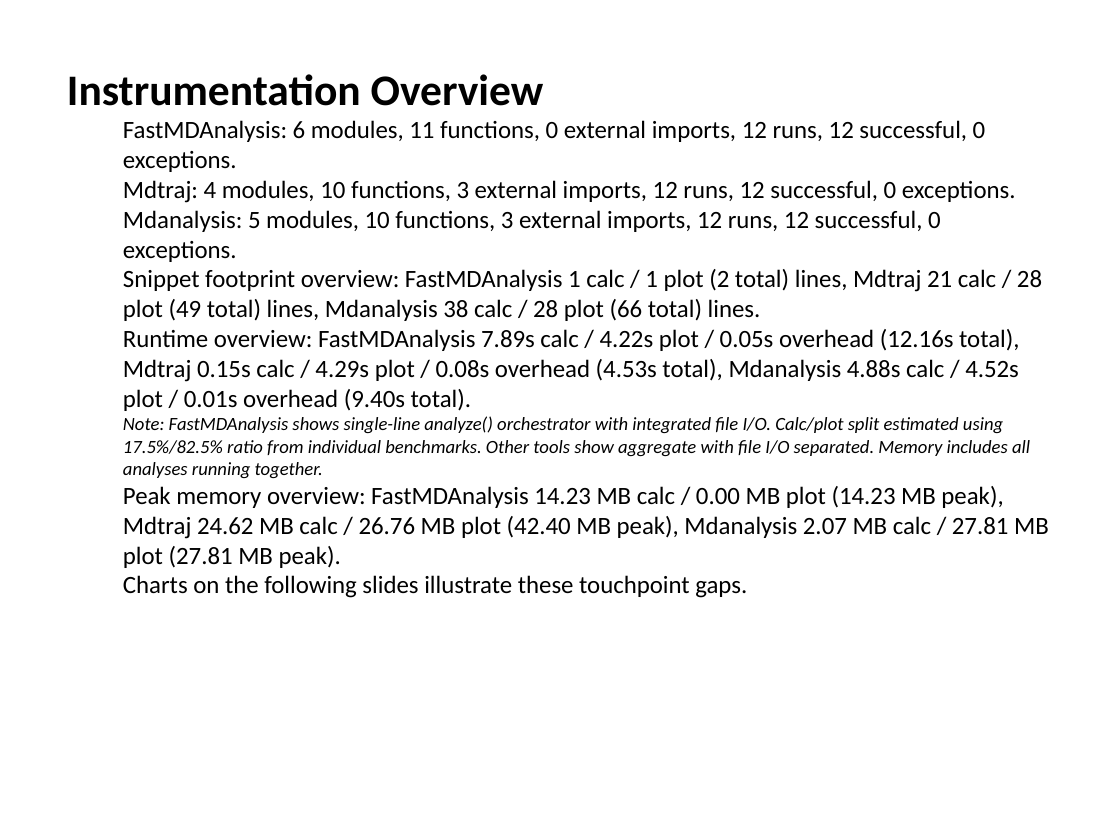
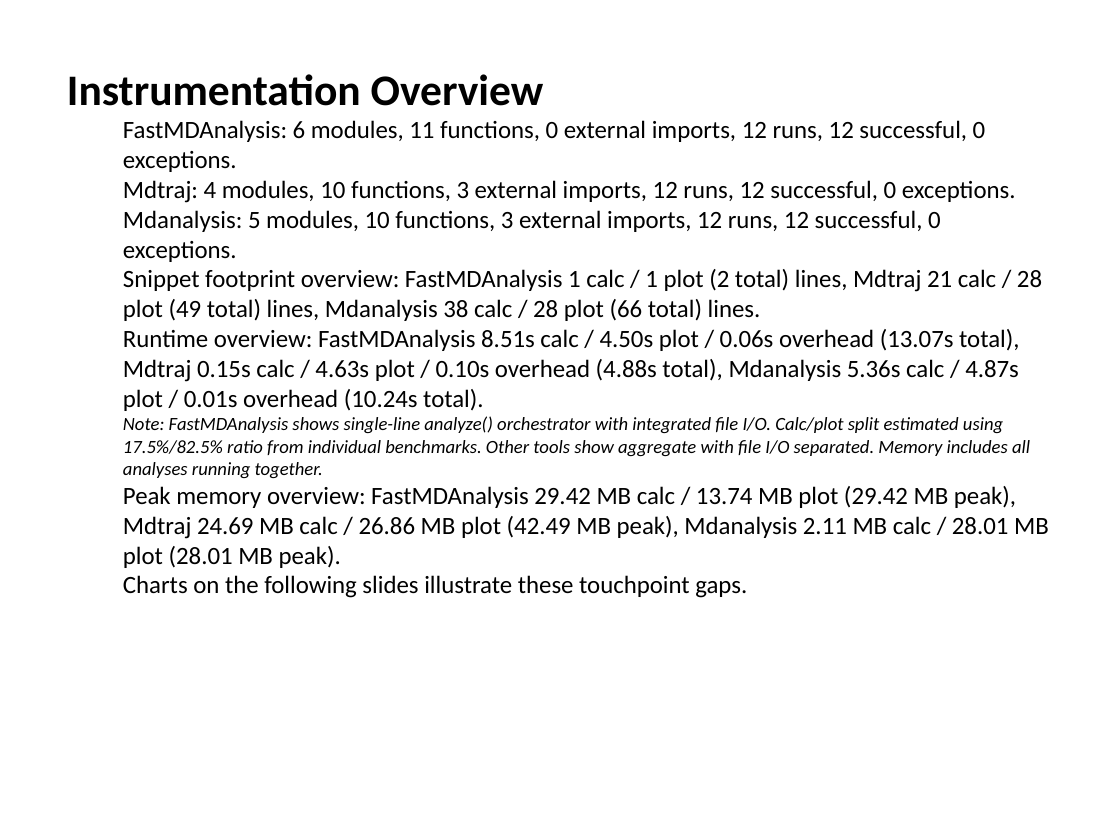
Before and after one commit to Paradoxicaly/FastMDAnalysis, a slide deck: slide 13 of slides/FastMDAnalysis_benchmarks_ubiquitin99_500.pptx. Drawn at 1120x840 pixels with LibreOffice and Linux fonts; fonts in the diff are those of the drawing. Boxes give left, top, right and bottom in pixels: in the first picture for what was removed or moved away, otherwise in the second. Text is boxed around its words. In the diff, an @@ line names an element or a change of style, - is before the commit and + after.

```diff
--- a/slides/FastMDAnalysis_benchmarks_ubiquitin99_500.pptx
+++ b/slides/FastMDAnalysis_benchmarks_ubiquitin99_500.pptx
@@ text at (x1=123, y1=329, x2=1019, y2=411): text changed @@
-  Runtime overview: FastMDAnalysis 7.89s calc / 4.22s plot / 0.05s overhead (12.16s total), Mdtraj 0.15s calc / 4.29s plot / 0.08s overhead (4.53s total), Mdanalysis 4.88s calc / 4.52s plot / 0.01s overhead (9.40s total).
+  Runtime overview: FastMDAnalysis 8.51s calc / 4.50s plot / 0.06s overhead (13.07s total), Mdtraj 0.15s calc / 4.63s plot / 0.10s overhead (4.88s total), Mdanalysis 5.36s calc / 4.87s plot / 0.01s overhead (10.24s total).
@@ text at (x1=123, y1=486, x2=1049, y2=568): text changed @@
-  Peak memory overview: FastMDAnalysis 14.23 MB calc / 0.00 MB plot (14.23 MB peak), Mdtraj 24.62 MB calc / 26.76 MB plot (42.40 MB peak), Mdanalysis 2.07 MB calc / 27.81 MB plot (27.81 MB peak).
+  Peak memory overview: FastMDAnalysis 29.42 MB calc / 13.74 MB plot (29.42 MB peak), Mdtraj 24.69 MB calc / 26.86 MB plot (42.49 MB peak), Mdanalysis 2.11 MB calc / 28.01 MB plot (28.01 MB peak).
```
Also in this commit, not shown: 1 other slide changed, 18 other files.
